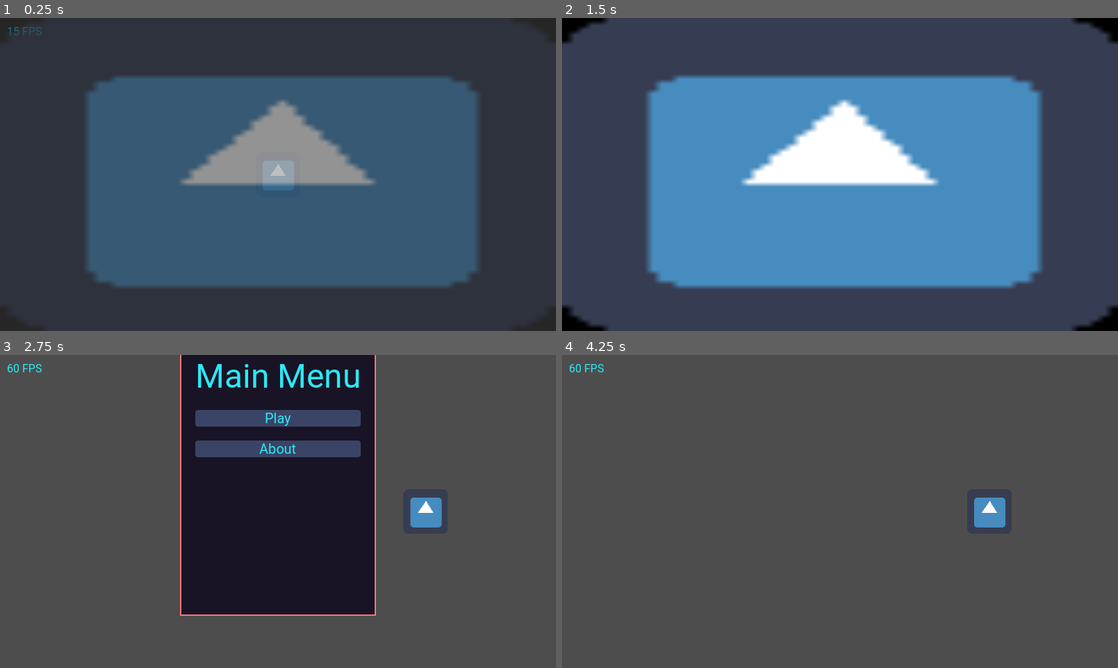
Above: before the commit, frames 1-4 (two rows, left to right).
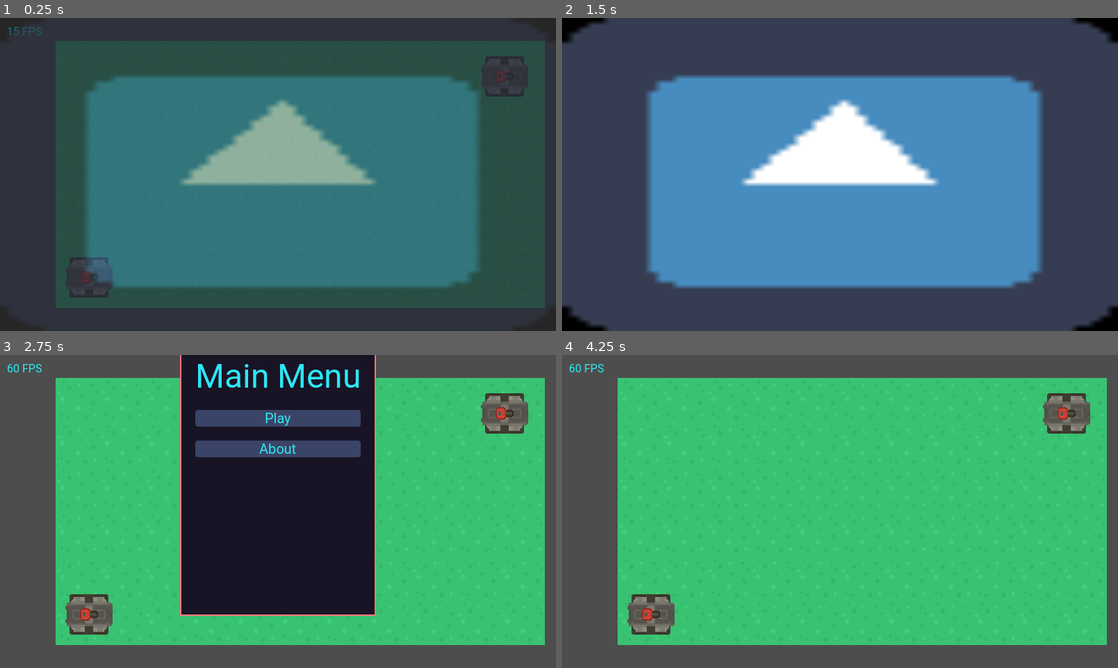
Above: after the commit, the same moments.

Repository: Bloodyaugust/rts-test
Game: Godot game, scene res://scenes/main.tscn
Same seed, same stepped clock (60 frames per second), same inputs: the game is played once before the commit and once after it. The engine's default icon, where the game draws it, is replaced by a stand-in: a white triangle on a blue panel in a dark square.
Inputs (mouse positions are in pixels of both pictures, inside the frame that each line leads up to):
- Up to frame 1 (0.25 s): no input
- Up to frame 2 (1.5 s): tap Enter at 0.5 s; move the mouse to (962, 158) at 0.52 s; hold D (move_right) 0.53-1.25 s; click (962, 158) at 0.6 s; right-click (962, 158) at 0.8 s; tap Space at 1.25 s; drag from (728, 190) to (812, 237) at 1.27 s
- Up to frame 3 (2.75 s): tap Enter at 2 s; move the mouse to (333, 442) at 2.02 s; hold D (move_right) from 2.03 s (still down); click (333, 442) at 2.1 s; right-click (333, 442) at 2.3 s
- Up to frame 4 (4.25 s): release D (move_right) at 2.75 s; click "Play" at 2.75 s; click "Play" at 3.5 s

The runs differ from the first frame. In frame 1, 73% of the frame differs, in the area x 10-98%, y 7-93%; in frame 2, nothing differs; in frame 3, 48%; in frame 4, 74%.

Commit message:
Initial commit

Diff:
--- a/actors/Player.gd
+++ /dev/null
@@ -1,10 +0,0 @@
-extends Sprite2D
-
-@export var data: PlayerData
-
-func _process(delta):
-  var _movement_input: Vector2 = Vector2(Input.get_axis("move_left", "move_right"), Input.get_axis("move_up", "move_down")).normalized()
-
-  var _movement: Vector2 = _movement_input * delta * data.move_speed
-
-  global_position = global_position + _movement
--- a/actors/Player.tscn
+++ /dev/null
@@ -1,10 +0,0 @@
-[gd_scene load_steps=4 format=3 uid="uid://dngu6lih2xxlo"]
-
-[ext_resource type="Texture2D" uid="uid://4typrc2p2rra" path="res://icon.png" id="1_fvn43"]
-[ext_resource type="Script" path="res://actors/Player.gd" id="2_t3qum"]
-[ext_resource type="Resource" uid="uid://tsqf267nyyx7" path="res://data/base_player_data.tres" id="3_l6mbf"]
-
-[node name="Player" type="Sprite2D"]
-texture = ExtResource("1_fvn43")
-script = ExtResource("2_t3qum")
-data = ExtResource("3_l6mbf")
--- /dev/null
+++ b/actors/projectiles/Bullet.tres
@@ -0,0 +1,10 @@
+[gd_resource type="Resource" script_class="ProjectileData" load_steps=2 format=3 uid="uid://bkeed8467i5re"]
+
+[ext_resource type="Script" path="res://data/projectile_data.gd" id="1_6juin"]
+
+[resource]
+script = ExtResource("1_6juin")
+damage = 1.0
+health = 1.0
+move_speed = 200.0
+move_range = 300.0
--- /dev/null
+++ b/actors/projectiles/Bullet.tscn
@@ -0,0 +1,20 @@
+[gd_scene load_steps=5 format=3 uid="uid://mowk6m7rhf14"]
+
+[ext_resource type="Texture2D" uid="uid://cjvwwc11o0ovy" path="res://sprites/bulletRed1_outline.png" id="1_0as6t"]
+[ext_resource type="Script" path="res://actors/projectiles/Projectile.gd" id="1_lbk81"]
+[ext_resource type="Resource" uid="uid://bkeed8467i5re" path="res://actors/projectiles/Bullet.tres" id="2_jgitx"]
+
+[sub_resource type="CapsuleShape2D" id="CapsuleShape2D_va2jg"]
+radius = 4.0
+height = 14.0
+
+[node name="Bullet" type="Area2D" groups=["projectiles"]]
+script = ExtResource("1_lbk81")
+Data = ExtResource("2_jgitx")
+
+[node name="Sprite2D" type="Sprite2D" parent="."]
+texture = ExtResource("1_0as6t")
+
+[node name="HitBox" type="CollisionShape2D" parent="."]
+rotation = 1.5708
+shape = SubResource("CapsuleShape2D_va2jg")
--- /dev/null
+++ b/actors/projectiles/Projectile.gd
@@ -0,0 +1,28 @@
+extends Area2D
+
+@export var Data: ProjectileData
+
+var target: Dictionary
+var team: int
+
+var _range_traveled: float
+
+func _process(delta):
+  if !target || !target.get("global_position"):
+    queue_free()
+    return
+
+  _range_traveled += Data.move_speed * delta
+  translate(transform.x.normalized() * delta * Data.move_speed)
+
+  if _range_traveled >= Data.move_range:
+    queue_free()
+
+func _on_hit_box_body_entered(body: Node2D):
+  if body && GDUtil.reference_safe(body) && body.Team != team:
+    body.damage(Data.damage)
+    queue_free()
+
+func _ready():
+  body_entered.connect(_on_hit_box_body_entered)
+  look_at(target.global_position)
--- /dev/null
+++ b/actors/units/Tank.tres
@@ -0,0 +1,8 @@
+[gd_resource type="Resource" script_class="UnitData" load_steps=2 format=3 uid="uid://ck28lt27hwcym"]
+
+[ext_resource type="Script" path="res://data/unit_data.gd" id="1_vna7e"]
+
+[resource]
+script = ExtResource("1_vna7e")
+health = 5.0
+move_speed = 15.0
--- /dev/null
+++ b/actors/units/Tank.tscn
@@ -0,0 +1,21 @@
+[gd_scene load_steps=6 format=3 uid="uid://da4rnk20go8jl"]
+
+[ext_resource type="Script" path="res://actors/units/Unit.gd" id="1_6u874"]
+[ext_resource type="Texture2D" uid="uid://cuabltr71mr6a" path="res://sprites/tankBody_huge.png" id="1_ux0g7"]
+[ext_resource type="PackedScene" uid="uid://dpk7afg12cteg" path="res://actors/weapons/Cannon.tscn" id="2_eoqf1"]
+[ext_resource type="Resource" uid="uid://ck28lt27hwcym" path="res://actors/units/Tank.tres" id="2_fivl4"]
+
+[sub_resource type="CircleShape2D" id="CircleShape2D_m06xe"]
+radius = 34.0588
+
+[node name="Tank" type="CharacterBody2D" groups=["units"]]
+script = ExtResource("1_6u874")
+Data = ExtResource("2_fivl4")
+
+[node name="Sprite2D" type="Sprite2D" parent="."]
+texture = ExtResource("1_ux0g7")
+
+[node name="HitBox" type="CollisionShape2D" parent="."]
+shape = SubResource("CircleShape2D_m06xe")
+
+[node name="Cannon" parent="." instance=ExtResource("2_eoqf1")]
--- /dev/null
+++ b/actors/units/Unit.gd
@@ -0,0 +1,40 @@
+extends CharacterBody2D
+
+@export var Data: UnitData
+@export var Team: int
+
+var _draw_selection: bool
+var _health: float
+var _move_target
+
+func damage(amount: float) -> void:
+  _health -= amount
+
+func move(pos: Vector2) -> void:
+  _move_target = pos
+
+func _draw():
+  if _draw_selection:
+    draw_arc(Vector2.ZERO, 50.0, 0.0, 2.0 * PI, 32, Color.GREEN, 1.0)
+
+func _on_store_state_changed(state_key: String, substate) -> void:
+  match state_key:
+    "unit_selection":
+      _draw_selection = self in substate
+
+func _process(delta):
+  if _health <= 0:
+    queue_free()
+    return
+
+  if _move_target:
+    global_translate((_move_target - global_position).normalized() * Data.move_speed * delta)
+
+    if global_position.distance_to(_move_target) <= 5.0:
+      _move_target = null
+
+  queue_redraw()
+
+func _ready():
+  Store.state_changed.connect(_on_store_state_changed)
+  _health = Data.health
--- /dev/null
+++ b/actors/weapons/Cannon.tres
@@ -0,0 +1,7 @@
+[gd_resource type="Resource" script_class="WeaponData" load_steps=2 format=3 uid="uid://ipipnrhy836f"]
+
+[ext_resource type="Script" path="res://data/weapon_data.gd" id="1_ckmrv"]
+
+[resource]
+script = ExtResource("1_ckmrv")
+fire_interval = 1.0
--- /dev/null
+++ b/actors/weapons/Cannon.tscn
@@ -0,0 +1,23 @@
+[gd_scene load_steps=6 format=3 uid="uid://dpk7afg12cteg"]
+
+[ext_resource type="Texture2D" uid="uid://d2b4dtqbrh37a" path="res://sprites/specialBarrel1_outline.png" id="1_llttc"]
+[ext_resource type="Script" path="res://actors/weapons/Weapon.gd" id="1_xijs7"]
+[ext_resource type="PackedScene" uid="uid://mowk6m7rhf14" path="res://actors/projectiles/Bullet.tscn" id="2_ambtq"]
+[ext_resource type="Resource" uid="uid://ipipnrhy836f" path="res://actors/weapons/Cannon.tres" id="2_psjue"]
+
+[sub_resource type="CircleShape2D" id="CircleShape2D_jntf6"]
+radius = 250.0
+
+[node name="Cannon" type="Node2D" groups=["weapons"]]
+script = ExtResource("1_xijs7")
+Data = ExtResource("2_psjue")
+ProjectileScene = ExtResource("2_ambtq")
+
+[node name="Sprite2D" type="Sprite2D" parent="."]
+texture = ExtResource("1_llttc")
+
+[node name="RangeBox" type="Area2D" parent="."]
+unique_name_in_owner = true
+
+[node name="CollisionShape2D" type="CollisionShape2D" parent="RangeBox"]
+shape = SubResource("CircleShape2D_jntf6")
--- /dev/null
+++ b/actors/weapons/Weapon.gd
@@ -0,0 +1,49 @@
+extends Node2D
+
+@export var Data: WeaponData
+@export var ProjectileScene: PackedScene
+
+@onready var _range_box: Area2D = %RangeBox
+
+var _potential_targets: Array[Node2D]
+var _target: Node2D
+var _time_to_fire: float
+
+func _get_target() -> Node2D:
+  for _potential_target in _potential_targets:
+    if GDUtil.reference_safe(_potential_target):
+      return _potential_target
+
+  return null
+
+func _on_range_box_body_entered(body: Node2D):
+  if body.Team != owner.Team && GDUtil.reference_safe(body):
+    _potential_targets.append(body)
+
+func _on_range_box_body_exited(body: Node2D):
+  if body.Team != owner.Team && GDUtil.reference_safe(body):
+    _potential_targets.erase(body)
+
+func _process(delta):
+  if !_target || !GDUtil.reference_safe(_target):
+    _target = _get_target()
+
+  _time_to_fire -= delta
+
+  if _target && GDUtil.reference_safe(_target):
+    look_at(_target.global_position)
+
+    if _time_to_fire <= 0:
+      var _new_projectile: Node2D = ProjectileScene.instantiate()
+
+      _new_projectile.global_position = global_position
+      _new_projectile.target = {"global_position": _target.global_position}
+      _new_projectile.team = owner.Team
+
+      $"/root".add_child(_new_projectile)
+      _time_to_fire = Data.fire_interval
+
+func _ready():
+  _range_box.body_entered.connect(_on_range_box_body_entered)
+
+  _time_to_fire = Data.fire_interval
--- a/autoloads/Store.gd
+++ b/autoloads/Store.gd
@@ -8,6 +8,7 @@
 var state: Dictionary = {
   "client_view": ViewController.CLIENT_VIEWS.NONE,
   "game": "",
+  "unit_selection": []
  }
 
 func start_game() -> void:
--- /dev/null
+++ b/data/projectile_data.gd
@@ -0,0 +1,7 @@
+extends Resource
+class_name ProjectileData
+
+@export var damage: float
+@export var health: float
+@export var move_speed: float
+@export var move_range: float
--- /dev/null
+++ b/data/unit_data.gd
@@ -0,0 +1,5 @@
+extends Resource
+class_name UnitData
+
+@export var health: float
+@export var move_speed: float
--- /dev/null
+++ b/data/weapon_data.gd
@@ -0,0 +1,4 @@
+extends Resource
+class_name WeaponData
+
+@export var fire_interval: float
--- a/lib/util/GDUtil.gd
+++ b/lib/util/GDUtil.gd
@@ -21,7 +21,7 @@
   for n in node.get_children():
       n.queue_free()
 
-static func reference_safe(node:Node) -> bool:
+static func reference_safe(node) -> bool:
   return node != null && !node.is_queued_for_deletion() && is_instance_valid(node)
 
 static func tilemap_global_cell_position(tilemap: TileMap, position: Vector2) -> Vector2:
--- a/project.godot
+++ b/project.godot
@@ -62,6 +62,16 @@
 , Object(InputEventJoypadMotion,"resource_local_to_scene":false,"resource_name":"","device":-1,"axis":1,"axis_value":1.0,"script":null)
 ]
 }
+select_unit={
+"deadzone": 0.5,
+"events": [Object(InputEventMouseButton,"resource_local_to_scene":false,"resource_name":"","device":-1,"window_id":0,"alt_pressed":false,"shift_pressed":false,"ctrl_pressed":false,"meta_pressed":false,"button_mask":0,"position":Vector2(0, 0),"global_position":Vector2(0, 0),"factor":1.0,"button_index":1,"canceled":false,"pressed":false,"double_click":false,"script":null)
+]
+}
+unit_order={
+"deadzone": 0.5,
+"events": [Object(InputEventMouseButton,"resource_local_to_scene":false,"resource_name":"","device":-1,"window_id":0,"alt_pressed":false,"shift_pressed":false,"ctrl_pressed":false,"meta_pressed":false,"button_mask":0,"position":Vector2(0, 0),"global_position":Vector2(0, 0),"factor":1.0,"button_index":2,"canceled":false,"pressed":false,"double_click":false,"script":null)
+]
+}
 
 [logging]
 
--- a/scenes/main.tscn
+++ b/scenes/main.tscn
@@ -1,17 +1,27 @@
-[gd_scene load_steps=9 format=3 uid="uid://bfjaqu2i4i63i"]
+[gd_scene load_steps=13 format=3 uid="uid://bfjaqu2i4i63i"]
 
 [ext_resource type="Script" path="res://views/FPS.gd" id="1"]
-[ext_resource type="PackedScene" uid="uid://dngu6lih2xxlo" path="res://actors/Player.tscn" id="1_4pt6e"]
 [ext_resource type="Texture2D" uid="uid://4typrc2p2rra" path="res://icon.png" id="2"]
 [ext_resource type="Theme" uid="uid://co811ue55i33m" path="res://resources/base_theme.tres" id="2_1ffbx"]
 [ext_resource type="Script" path="res://views/MainMenu.gd" id="4"]
 [ext_resource type="PackedScene" path="res://lib/BetterCam.tscn" id="5"]
 [ext_resource type="Script" path="res://views/Splash.gd" id="6"]
 [ext_resource type="Script" path="res://views/About.gd" id="7_xk6j8"]
+[ext_resource type="PackedScene" uid="uid://da4rnk20go8jl" path="res://actors/units/Tank.tscn" id="8_hq8jo"]
+[ext_resource type="Texture2D" uid="uid://dkimonlty5y4c" path="res://sprites/tileGrass1.png" id="9_e4e6w"]
+[ext_resource type="Script" path="res://scripts/controllers/UnitController.gd" id="10_8r6jm"]
+
+[sub_resource type="TileSetAtlasSource" id="TileSetAtlasSource_vtbga"]
+texture = ExtResource("9_e4e6w")
+texture_region_size = Vector2i(64, 64)
+0:0/0 = 0
+
+[sub_resource type="TileSet" id="TileSet_bme2v"]
+tile_size = Vector2i(64, 64)
+navigation_layer_0/layers = 1
+sources/1 = SubResource("TileSetAtlasSource_vtbga")
 
 [node name="Node2D" type="Node2D"]
-
-[node name="Player" parent="." instance=ExtResource("1_4pt6e")]
 
 [node name="UIRoot" type="CanvasLayer" parent="."]
 
@@ -127,3 +137,18 @@
 key_movement = false
 mouse_drag = false
 zoom_max = 1.0
+
+[node name="TileMap" type="TileMap" parent="." groups=["map"]]
+tile_set = SubResource("TileSet_bme2v")
+format = 2
+layer_0/tile_data = PackedInt32Array(65536, 1, 0, 0, 1, 0, -131077, 1, 0, -65541, 1, 0, -5, 1, 0, 65531, 1, 0, 131067, 1, 0, 196603, 1, 0, -131076, 1, 0, -65540, 1, 0, -4, 1, 0, 65532, 1, 0, 131068, 1, 0, 196604, 1, 0, -131075, 1, 0, -65539, 1, 0, -3, 1, 0, 65533, 1, 0, 131069, 1, 0, 196605, 1, 0, -131074, 1, 0, -65538, 1, 0, -2, 1, 0, 65534, 1, 0, 131070, 1, 0, 196606, 1, 0, -131073, 1, 0, -65537, 1, 0, -1, 1, 0, 65535, 1, 0, 131071, 1, 0, 196607, 1, 0, -196608, 1, 0, -131072, 1, 0, -65536, 1, 0, 131072, 1, 0, -196607, 1, 0, -131071, 1, 0, -65535, 1, 0, 1, 1, 0, 65537, 1, 0, 131073, 1, 0, -196606, 1, 0, -131070, 1, 0, -65534, 1, 0, 2, 1, 0, 65538, 1, 0, 131074, 1, 0, -196605, 1, 0, -131069, 1, 0, -65533, 1, 0, 3, 1, 0, 65539, 1, 0, 131075, 1, 0, -196604, 1, 0, -131068, 1, 0, -65532, 1, 0, 4, 1, 0, 65540, 1, 0, 131076, 1, 0, -196603, 1, 0, -131067, 1, 0, -65531, 1, 0, 5, 1, 0, 65541, 1, 0, 131077, 1, 0)
+
+[node name="Tank" parent="." instance=ExtResource("8_hq8jo")]
+position = Vector2(-272, 148)
+
+[node name="Tank2" parent="." instance=ExtResource("8_hq8jo")]
+position = Vector2(326, -141)
+Team = 1
+
+[node name="UnitController" type="Node2D" parent="."]
+script = ExtResource("10_8r6jm")
--- /dev/null
+++ b/scripts/controllers/UnitController.gd
@@ -0,0 +1,19 @@
+extends Node2D
+
+func _unhandled_input(event):
+  if event is InputEventMouseButton:
+    if event.is_action_released("select_unit"):
+      var _units: Array[Node] = get_tree().get_nodes_in_group("units")
+      var _mouse_position: Vector2 = get_global_mouse_position()
+      var _physics: PhysicsDirectSpaceState2D = get_world_2d().get_direct_space_state()
+      var _point_query_params: PhysicsPointQueryParameters2D = PhysicsPointQueryParameters2D.new()
+
+      _point_query_params.position = _mouse_position
+
+      var _query_results = _physics.intersect_point(_point_query_params).map(func(dict): return dict["collider"])
+
+      Store.set_state("unit_selection", _query_results)
+
+    if event.is_action_released("unit_order"):
+      for _unit in Store.state["unit_selection"]:
+        _unit.move(get_global_mouse_position())
Binary file added: sprites/bulletRed1_outline.png
Not shown, added: sprites/bulletRed1_outline.png.import
Binary file added: sprites/specialBarrel1_outline.png
Not shown, added: sprites/specialBarrel1_outline.png.import
Binary file added: sprites/tankBody_dark.png
Not shown, added: sprites/tankBody_dark.png.import
Binary file added: sprites/tankBody_darkLarge.png
Not shown, added: sprites/tankBody_darkLarge.png.import
Binary file added: sprites/tankBody_darkLarge_outline.png
Not shown, added: sprites/tankBody_darkLarge_outline.png.import
Binary file added: sprites/tankBody_dark_outline.png
Not shown, added: sprites/tankBody_dark_outline.png.import
(and 6 more such lines)
